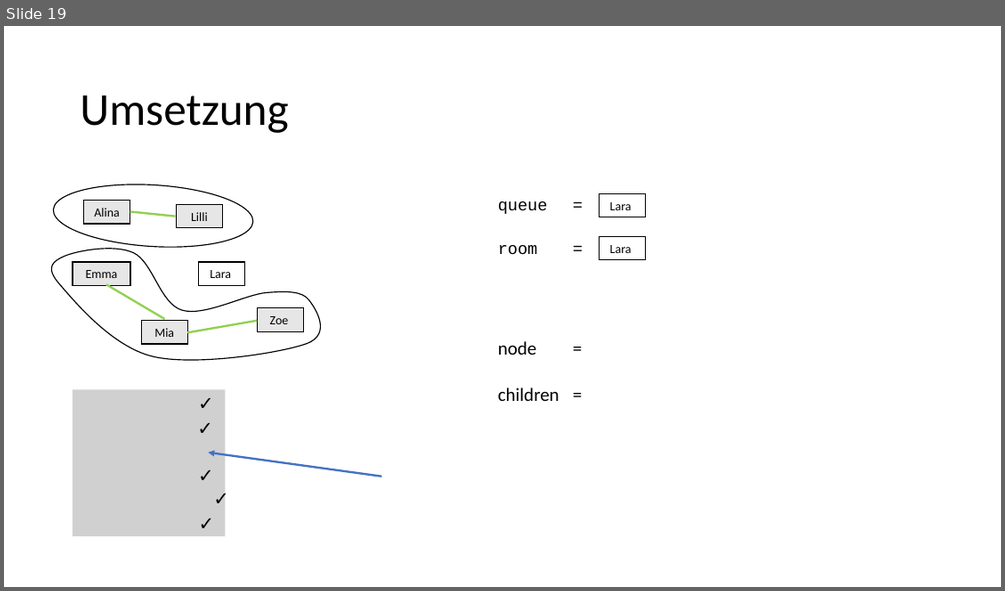
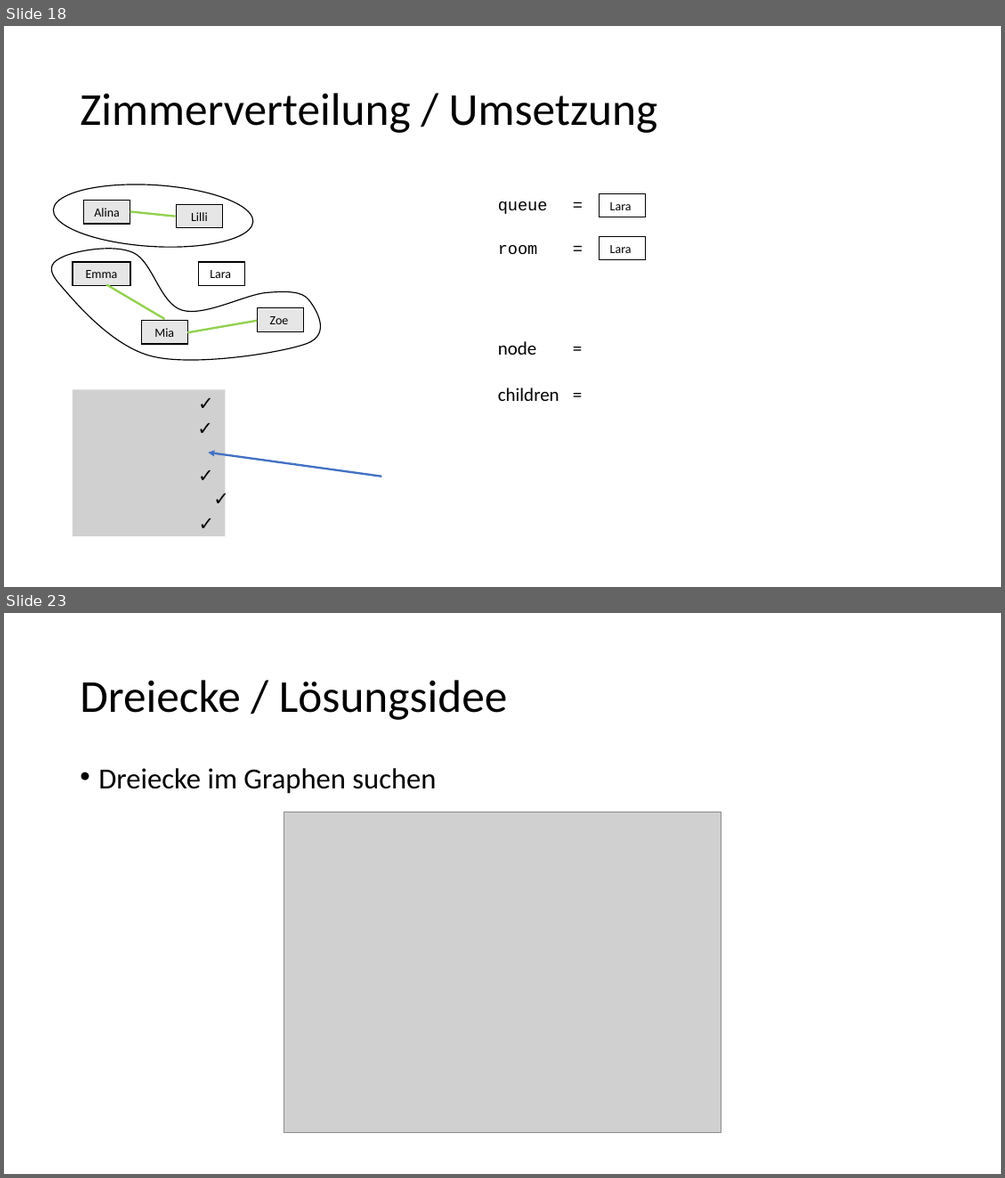
Before and after one commit to antonbaumann/wg, a slide deck: Abschlusspräsentation.pptx. Shown one above the other, each under a label of ours: slide 19 before the commit, slides 18 and 23 after it; the slides between them are not shown. The pictures are 1005x591 and 1005x1178 pixels, drawn with LibreOffice and Linux fonts; fonts in the diff are those of the drawing; grey boxes stand for pictures. Boxes give left, top, right and bottom in pixels: in the first picture for what was removed or moved away, otherwise in the second. Text is boxed around its words. In the diff, an @@ line names an element or a change of style, - is before the commit and + after.

```diff
--- a/Abschlusspräsentation.pptx
+++ b/Abschlusspräsentation.pptx
@@ slide 23 added at (4,613,1001,1174), background #FFFFFF @@
@@ title added at (80,680,508,720), 44 pt, text #000000 @@
+Dreiecke / Lösungsidee
@@ text added at (98,768,436,794), 28 pt, text #000000 @@
+• Dreiecke im Graphen suchen
@@ picture added at (283,811,721,1133) @@
@@ what was slide 19 is now slide 18 @@
@@ slide 18 changed as well @@
@@ title at (80,93,657,133): text changed @@
-Umsetzung
+Zimmerverteilung / Umsetzung
```
Also in this commit, not shown: 16 other slides changed, 11 other slides added, 1 slide removed, 2 other files.
